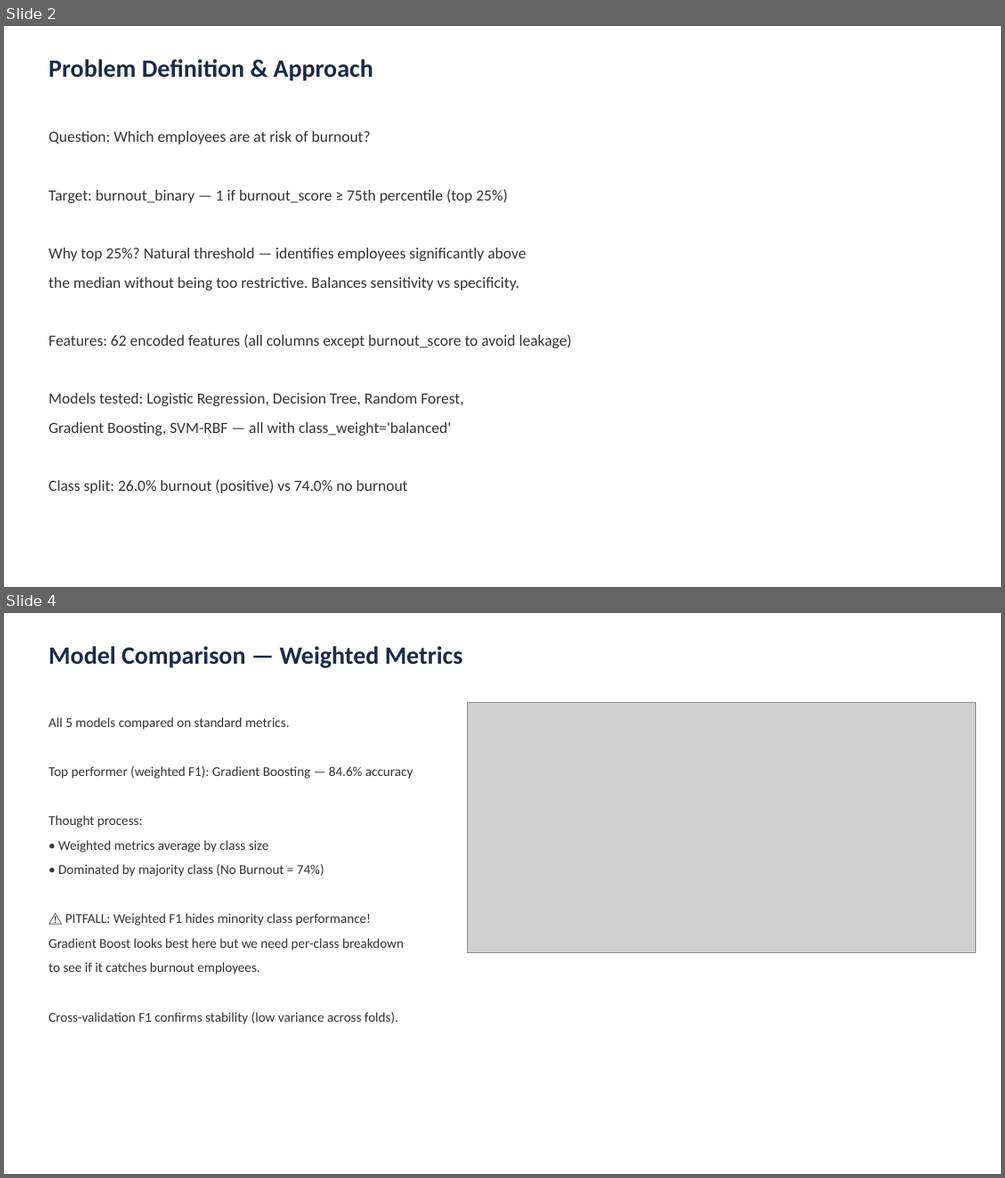
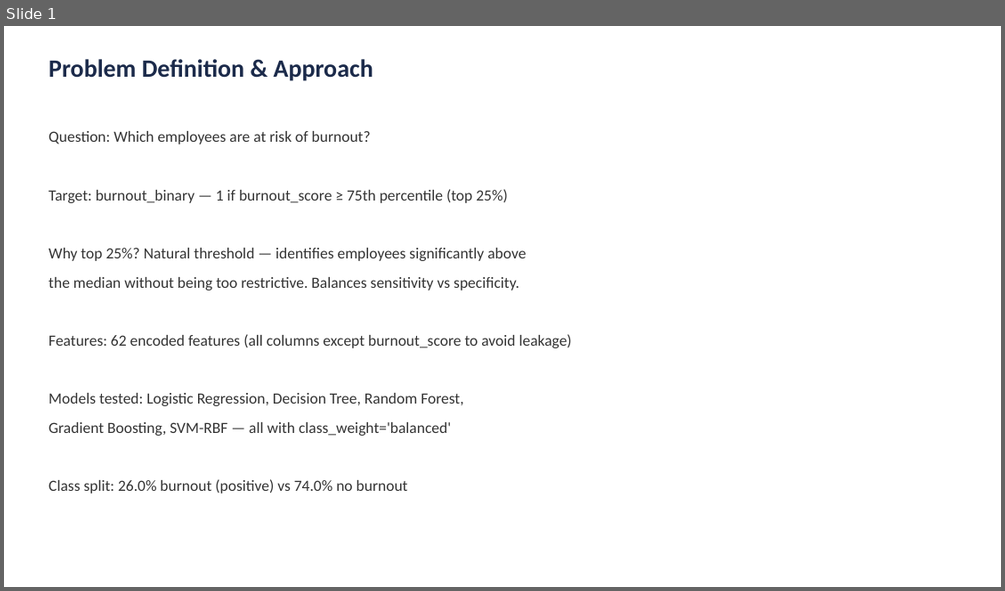
Before and after one commit to savnaysin/SEIS763-01-class, a slide deck: project/Q1_Burnout_Analysis.pptx. Shown one above the other, each under a label of ours: slides 2 and 4 before the commit, slide 1 after it; the slides between them are not shown. The pictures are 1005x1178 and 1005x591 pixels, drawn with LibreOffice and Linux fonts; fonts in the diff are those of the drawing; grey boxes stand for pictures. Boxes give left, top, right and bottom in pixels: in the first picture for what was removed or moved away, otherwise in the second. Text is boxed around its words. In the diff, an @@ line names an element or a change of style, - is before the commit and + after.

```diff
--- a/project/Q1_Burnout_Analysis.pptx
+++ b/project/Q1_Burnout_Analysis.pptx
@@ slide 4 removed at <box>4,613,1001,1174</box>, background #FFFFFF @@
@@ text removed at <box>48,646,463,668</box> @@
-Model Comparison — Weighted Metrics
@@ text removed at <box>48,717,413,1024</box> @@
-All 5 models compared on standard metrics.
-Top performer (weighted F1): Gradient Boosting — 84.6% accuracy
-Thought process:
-• Weighted metrics average by class size
-• Dominated by majority class (No Burnout = 74%)
-⚠️ PITFALL: Weighted F1 hides minority class performance!
-Gradient Boost looks best here but we need per-class breakdown
-to see if it catches burnout employees.
-Cross-validation F1 confirms stability (low variance across folds).
@@ picture removed at <box>468,703,976,952</box> @@
@@ what was slide 2 is now slide 1 @@
```
Also in this commit, not shown: 6 slides changed, 1 slide added, 3 other slides removed.
